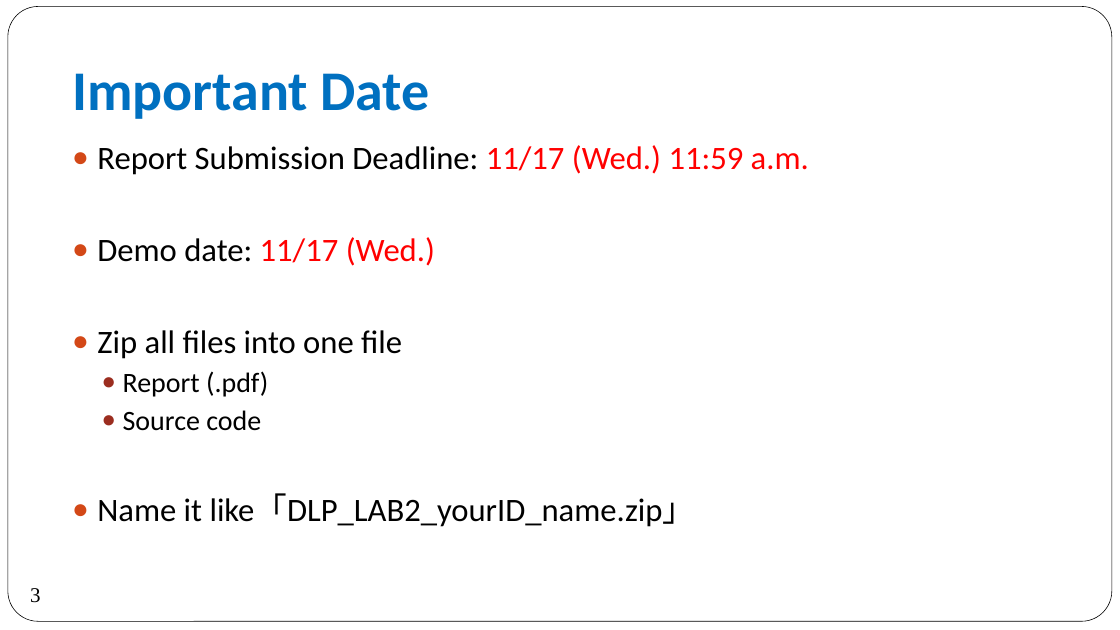
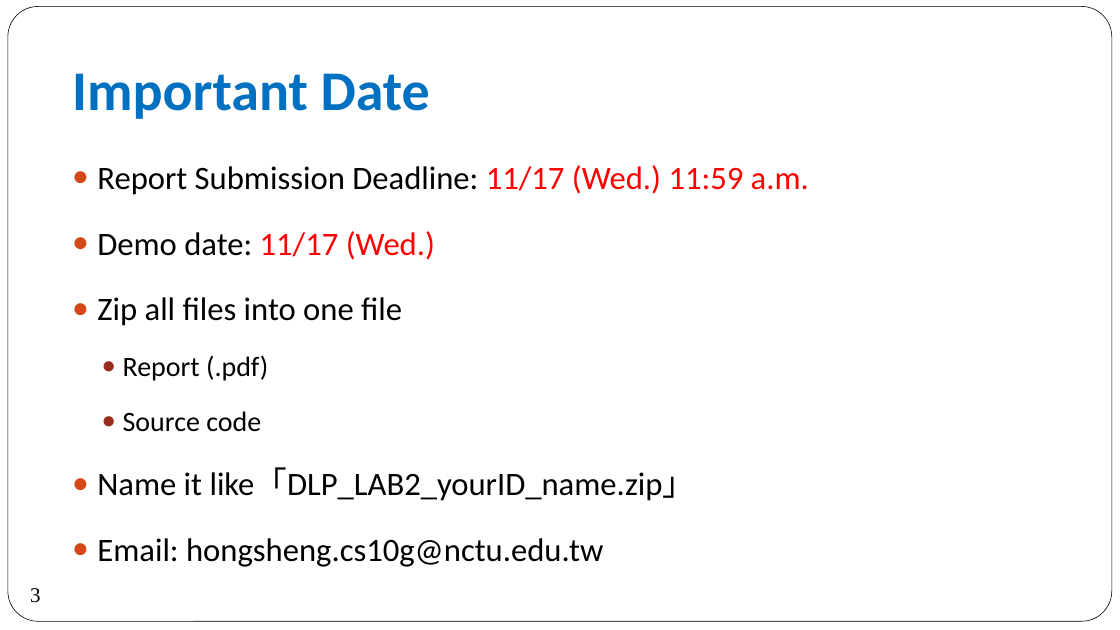
Before and after one commit to 2021-DL-Training-Program/Lab2-Sequence-to-Sequence-Recurrent-Neural-Network, a slide deck: slide 3 of Lab2-Sequence-to-Sequence Recurrent Neural Network.pptx. Drawn at 1120x630 pixels with LibreOffice and Linux fonts; fonts in the diff are those of the drawing. Boxes give left, top, right and bottom in pixels: in the first picture for what was removed or moved away, otherwise in the second. Text is boxed around its words. In the diff, an @@ line names an element or a change of style, - is before the commit and + after.

```diff
--- a/Lab2-Sequence-to-Sequence Recurrent Neural Network.pptx
+++ b/Lab2-Sequence-to-Sequence Recurrent Neural Network.pptx
@@ text at <box>97,165,809,501</box>: line spacing 1 to 1.5 @@
@@ text at <box>97,538,603,567</box>: paragraph added @@
+● Email: hongsheng.cs10g@nctu.edu.tw
```
Also in this commit, not shown: 1 other slide changed.
